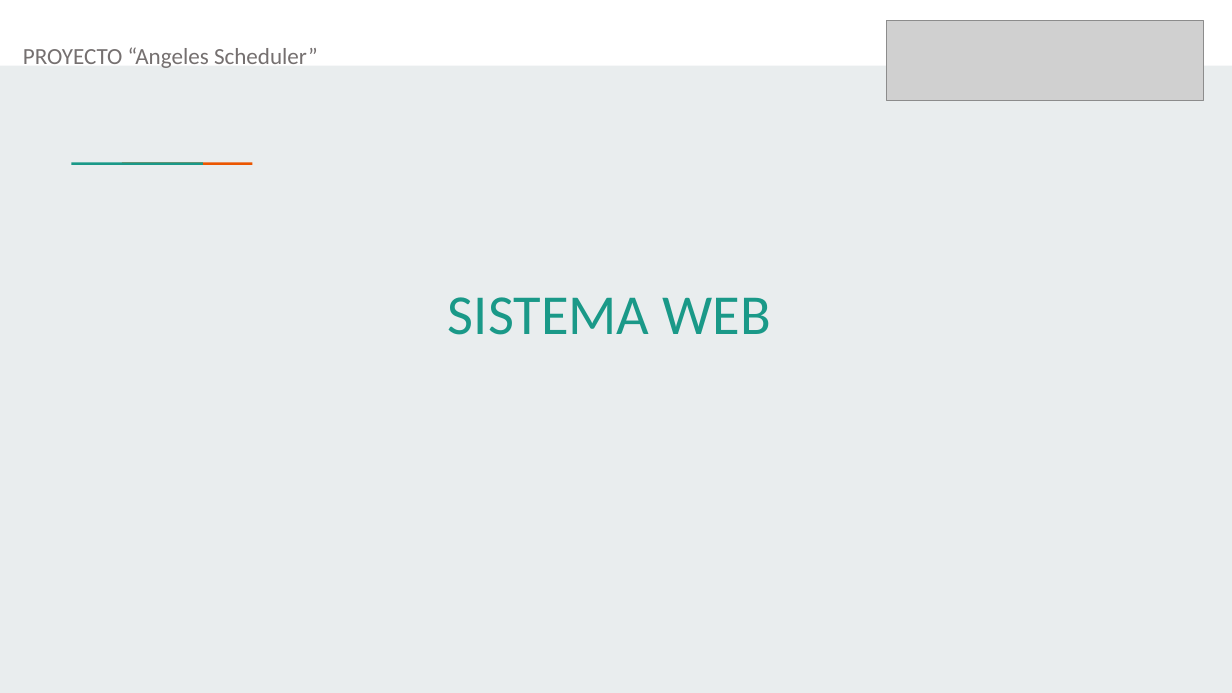
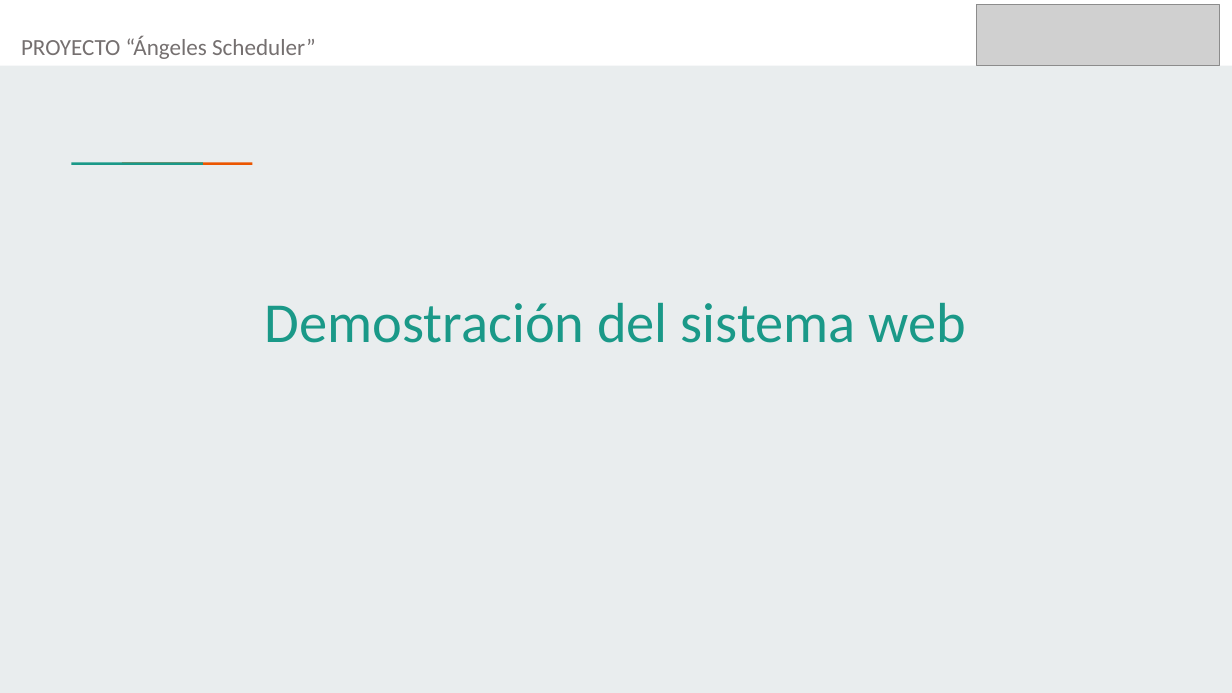
Before and after one commit to CrisMolina12/CP_PTY4614_4_EQP_2, a slide deck: slide 15 of Fase 2/Evidencias Proyecto/Presentación Proyecto.pptx (slide 13 before the commit). Drawn at 1232x693 pixels with LibreOffice and Linux fonts; fonts in the diff are those of the drawing; grey boxes stand for pictures. Boxes give left, top, right and bottom in pixels: in the first picture for what was removed or moved away, otherwise in the second. Text is boxed around its words. In the diff, an @@ line names an element or a change of style, - is before the commit and + after.

```diff
--- a/Fase 2/Evidencias Proyecto/Presentación Proyecto.pptx
+++ b/Fase 2/Evidencias Proyecto/Presentación Proyecto.pptx
@@ picture: place and size @@
-picture at <box>886,21,1204,101</box>
+picture at <box>976,5,1220,66</box>
@@ text at <box>21,36,316,59</box>: text changed @@
-PROYECTO “Angeles Scheduler”
+PROYECTO “Ángeles Scheduler”
@@ text at <box>265,302,966,343</box>: text changed @@
-SISTEMA WEB
+Demostración del sistema web
```
Also in this commit, not shown: 7 other slides changed, 8 slides added, 7 slides removed.
